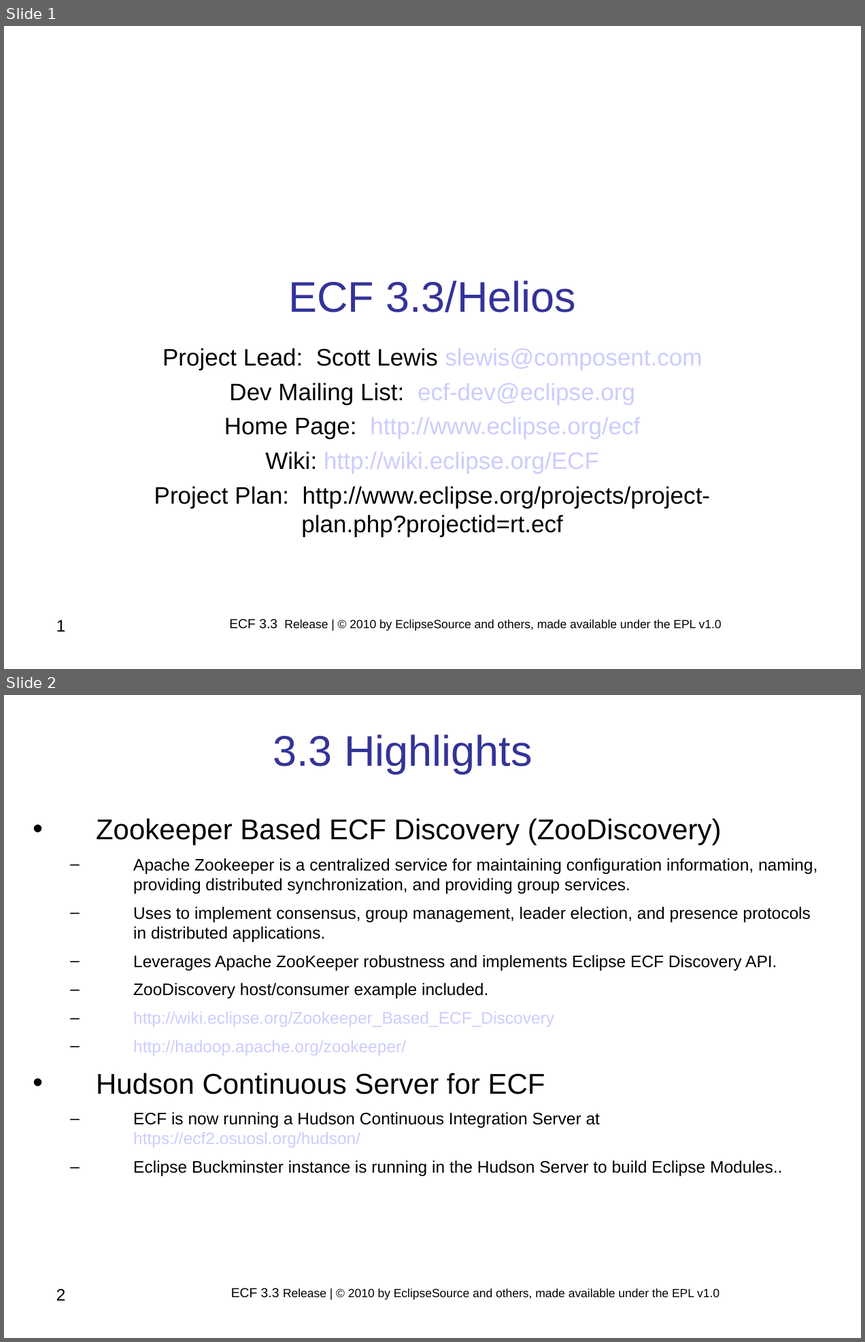
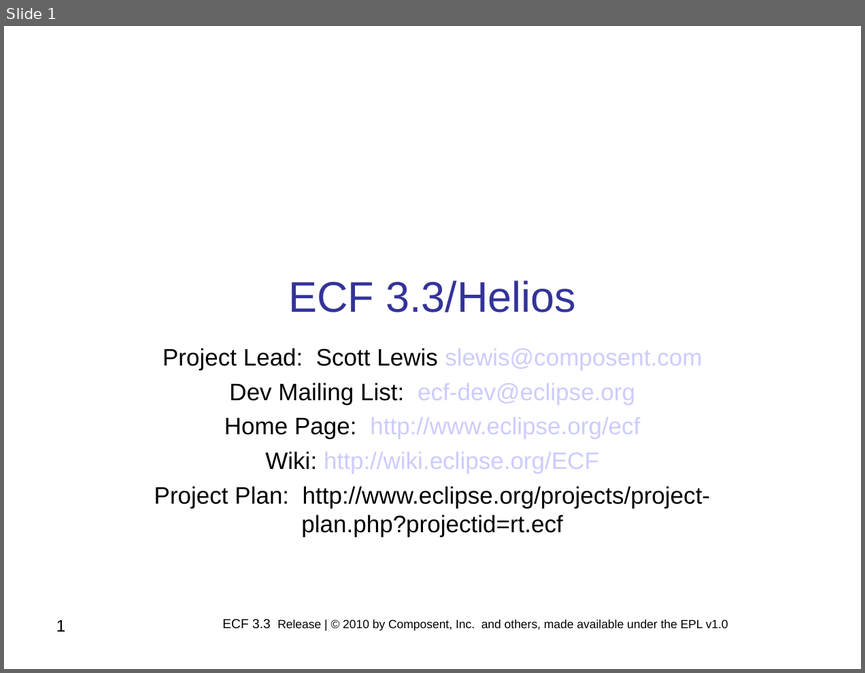
Before and after one commit to eclipse/ecf-website, a slide deck: reviews/ECF_Project_3.3_Release_Review.ppt. Shown one above the other, each under a label of ours: slides 1 and 2 before the commit, slide 1 after it. The pictures are 865x1342 and 865x673 pixels, drawn with LibreOffice and Linux fonts; fonts in the diff are those of the drawing; background and template pictures are left out. Boxes give left, top, right and bottom in pixels: in the first picture for what was removed or moved away, otherwise in the second. Text is boxed around its words. In the diff, an @@ line names an element or a change of style, - is before the commit and + after.

Commit message:
New ECF 3.3. release materials

```diff
--- a/reviews/ECF_Project_3.3_Release_Review.ppt
+++ b/reviews/ECF_Project_3.3_Release_Review.ppt
@@ slide 2 removed at (4,695,861,1338), background #FFFFFF @@
@@ text removed at (273,734,532,773) @@
-3.3 Highlights
@@ text removed at (96,818,817,1176) @@
-• Zookeeper Based ECF Discovery (ZooDiscovery)
-  – Apache Zookeeper is a centralized service for maintaining configuration information, naming, providing distributed synchronization, and providing group services.
-  – Uses to implement consensus, group management, leader election, and presence protocols in distributed applications.
-  – Leverages Apache ZooKeeper robustness and implements Eclipse ECF Discovery API.
-  – ZooDiscovery host/consumer example included.
-  – http://wiki.eclipse.org/Zookeeper_Based_ECF_Discovery
-  – http://hadoop.apache.org/zookeeper/
-• Hudson Continuous Server for ECF
-  – ECF is now running a Hudson Continuous Integration Server at https://ecf2.osuosl.org/hudson/
-  – Eclipse Buckminster instance is running in the Hudson Server to build Eclipse Modules..
@@ page number removed at (56,1289,66,1300) @@
-2
@@ text removed at (231,1287,719,1300) @@
-ECF 3.3 Release | © 2010 by EclipseSource and others, made available under the EPL v1.0
@@ slide 1 changed as well @@
@@ text at (222,618,728,631): text changed @@
-ECF 3.3 Release | © 2010 by EclipseSource and others, made available under the EPL v1.0
+ECF 3.3 Release | © 2010 by Composent, Inc. and others, made available under the EPL v1.0
```
Also in this commit, not shown: 4 other slides changed, 9 slides added, 2 other slides removed, 3 other files.
